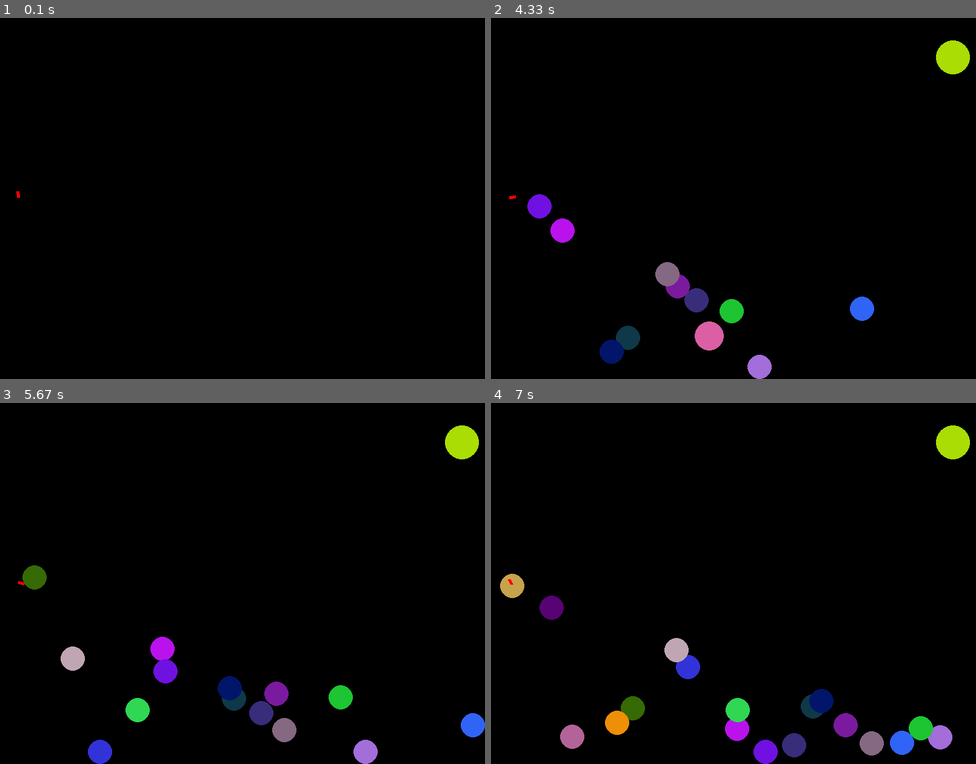
Above: before the commit, frames 1-4 (two rows, left to right).
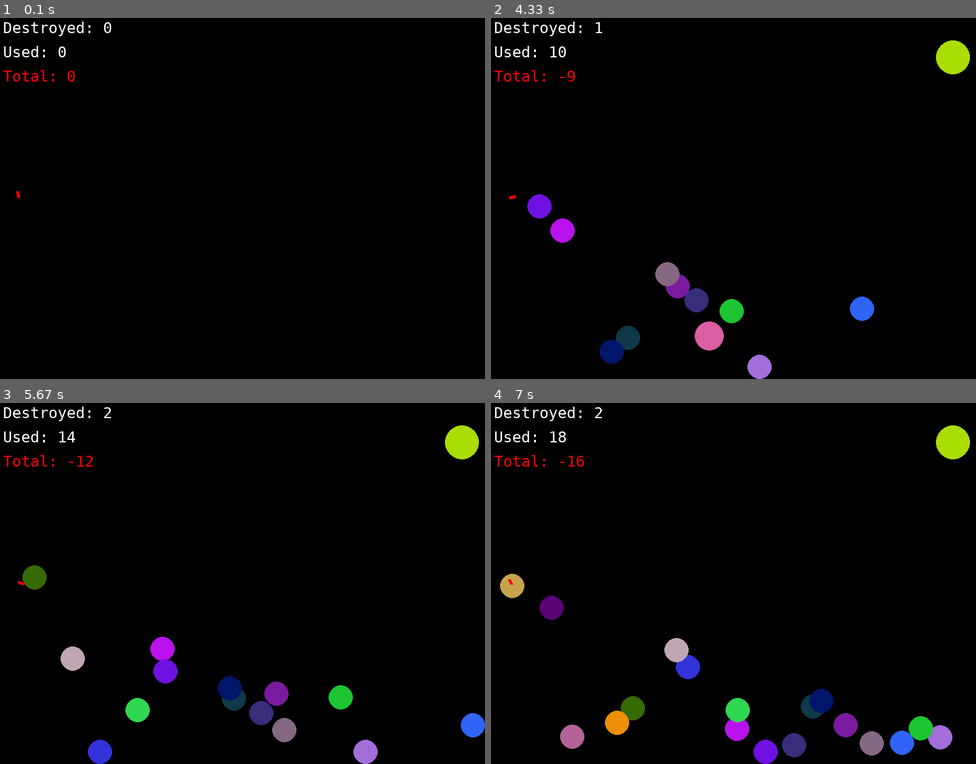
Above: after the commit, the same moments.

Repository: python-practice-b02-006/Biglov
Game: pygame game, started from lab_5/pygame_gun.py
Two runs of this game, one before a commit and one after it. Both use one fixed random seed, a clock stepped at 60 frames per second and the inputs below.
Inputs (mouse positions are in pixels of both pictures, inside the frame that each line leads up to):
- Up to frame 1 (0.1 s): no input
- Up to frame 2 (4.33 s): press the mouse at (888, 187) at 0.37 s; move the mouse to (811, 205) at 0.47 s; release the mouse at (733, 220) at 0.6 s; hold Up 0.67-1.13 s; click (583, 281) at 0.8 s; hold Down 1.17-1.47 s; click (874, 223) at 1.3 s; hold Up 1.5-1.87 s; click (917, 335) at 1.63 s; hold Down 1.9-2.27 s; move the mouse to (689, 324) at 1.93 s; click (689, 324) at 2.03 s; hold Up 2.3-2.6 s; click (835, 133) at 2.43 s; hold Down 2.63-2.93 s; click (578, 151) at 2.77 s; hold Up 2.97-3.33 s; click (903, 267) at 3.1 s; hold Down 3.37-3.73 s; click (592, 126) at 3.5 s; hold Up 3.77-4.07 s; click (840, 108) at 3.9 s; hold Down from 4.1 s (still down); click (752, 184) at 4.23 s
- Up to frame 3 (5.67 s): release Down at 4.4 s; hold Up 4.43-4.8 s; click (126, 644) at 4.57 s; hold Down 4.83-5.2 s; click (106, 623) at 4.97 s; hold Up 5.23-5.53 s; move the mouse to (135, 518) at 5.27 s; click (135, 518) at 5.37 s; hold Down from 5.57 s (still down); move the mouse to (417, 666) at 5.6 s
- Up to frame 4 (7 s): click (908, 666) at 5.7 s; release Down at 5.87 s; hold Up 5.9-6.27 s; move the mouse to (660, 688) at 5.93 s; click (660, 688) at 6.03 s; hold Down 6.3-6.67 s; click (626, 551) at 6.43 s; hold Up from 6.7 s (still down); click (588, 717) at 6.83 s

The runs differ from the first frame. In frame 1, 0.5% of the frame differs, in the area x 0-23%, y 1-18%; in frame 2, 0.5%; in frame 3, 0.5%; in frame 4, 0.5%.

Commit message:
added score counting to Mangaer class

Diff:
--- a/lab_5/pygame_gun.py
+++ b/lab_5/pygame_gun.py
@@ -67,14 +67,14 @@
 
     def draw_line(self, screen, text, y, color):
         '''
-        draws a line of text with margins returns y coordinate of the bottom
+        draws a line of text with margins, returns y coordinate of the bottom
         '''
         surf = self.font.render(text, True, color)
         screen.blit(surf, [self.margin, y + self.margin])
 
         return y + surf.get_height() + 2*self.margin
 
-    def draw(self):
+    def draw(self, screen):
         y = 0
         y = self.draw_line(screen, "Destroyed: " + str(self.hits), y, WHITE)
         y = self.draw_line(screen, "Used: " + str(self.shots), y, WHITE)
@@ -168,7 +168,7 @@
         self.hits()
         self.draw(screen)
         if self.check_alive():
-            for i in range(self.target_count):
+            for _ in range(self.target_count):
                 self.new_target()
 
         return done
@@ -181,6 +181,7 @@
         for targ in self.targets:
             targ.draw(screen)
 
+        self.table.draw(screen)
         self.gun.draw(screen)
 
     def move(self):
@@ -194,7 +195,8 @@
         '''
         for t in self.targets:
             for b in self.balls:
-                t.check_collision(b)
+                if t.check_collision(b):
+                    self.table.hits += 1
 
 
     def check_alive(self):
@@ -218,6 +220,7 @@
             elif event.type == pg.MOUSEBUTTONUP:
                 if event.button == 1:
                     self.balls.append(self.gun.strike())
+                    self.table.shots += 1
 
         if pg.mouse.get_focused():
             mouse_pos = pg.mouse.get_pos()
